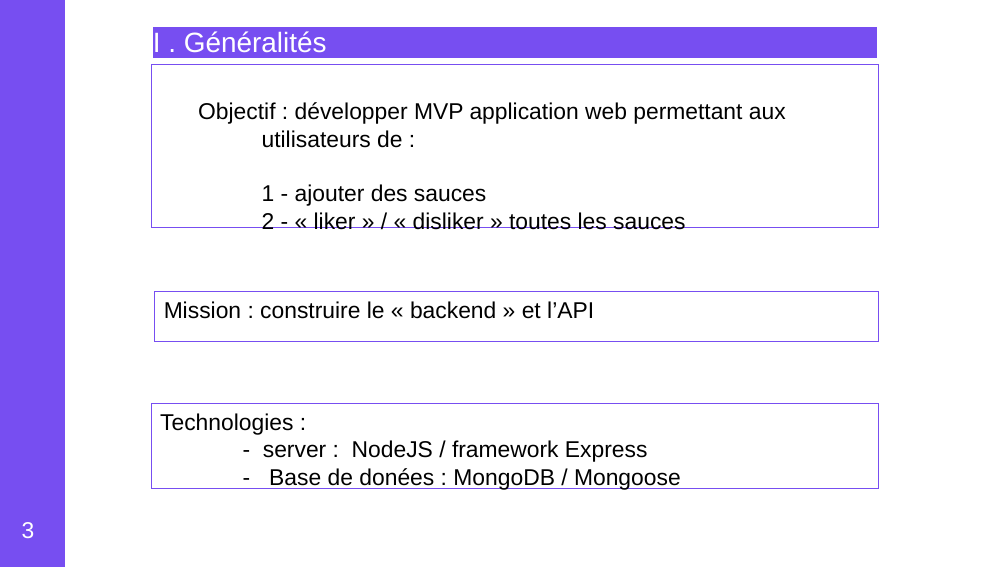
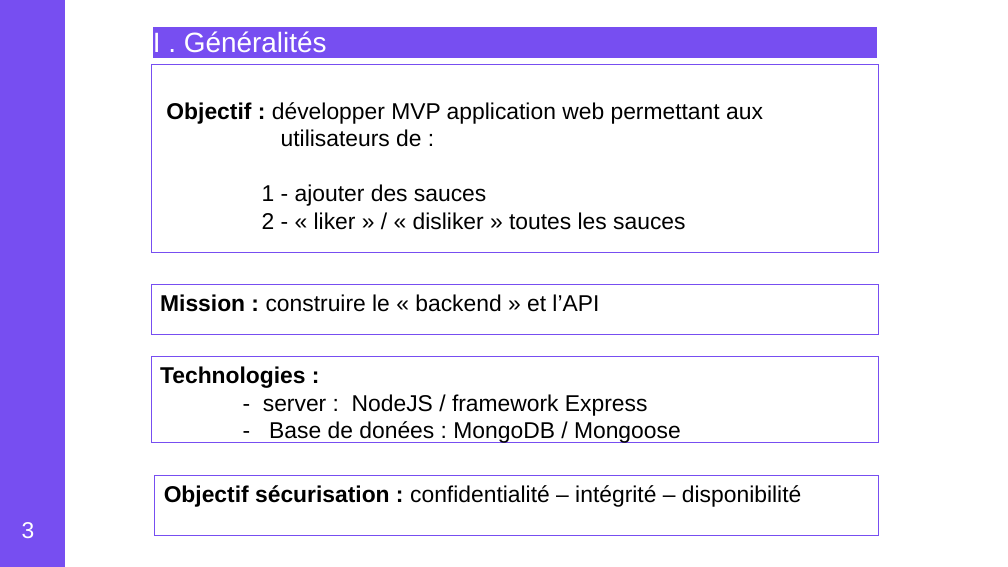
Before and after one commit to danielOuattara/Openclassroom_P6_15_01_2021, a slide deck: slide 3 of schema_global.odp. Drawn at 1008x567 pixels with LibreOffice and Linux fonts; fonts in the diff are those of the drawing. Boxes give left, top, right and bottom in pixels: in the first picture for what was removed or moved away, otherwise in the second. Text is boxed around its words. In the diff, an @@ line names an element or a change of style, - is before the commit and + after.

```diff
--- a/schema_global.odp
+++ b/schema_global.odp
@@ rectangle "Objectif : développer MVP application ...": place and size @@
-rectangle "Objectif : développer MVP application ..." at (151, 65, 878, 228)
+rectangle "Objectif : développer MVP application ..." at (151, 65, 878, 253)
@@ text in rectangle at (166, 102, 763, 147): bold on in "Objectif :" @@
@@ rectangle "Mission : construire le « ...": place and size @@
-rectangle "Mission : construire le « ..." at (155, 292, 878, 342)
+rectangle "Mission : construire le « ..." at (151, 284, 878, 335)
@@ rectangle "Mission : construire le « ..." at (151, 284, 878, 335): bold on in "Mission :" @@
@@ rectangle "Technologies :": place and size @@
-rectangle "Technologies :" at (151, 403, 878, 489)
+rectangle "Technologies :" at (151, 357, 878, 443)
@@ text in rectangle at (160, 366, 305, 388): bold on in "Technologies :" @@
@@ rectangle added at (155, 476, 878, 536), outline #774EF1 0 pt, 18 pt, text #000000 @@
+Objectif sécurisation : confidentialité – intégrité – disponibilité
```
Also in this commit, not shown: 5 other slides changed, 5 slides added, 13 slides removed, 7 other files.
